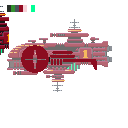
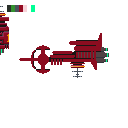
Two versions of the same layered image (128×128). Layer-by-layer changes:
added layer "Layer 15" in group "Cruizer" over [19, 40, 98, 74]
painted on "Layer 13" over [21, 33, 109, 78]
"Destroyer": opacity 63% → 100% over [7, 19, 112, 92]
hid "Layer 12" (2nd of 2, in "Destroyer") over [7, 19, 112, 92]
